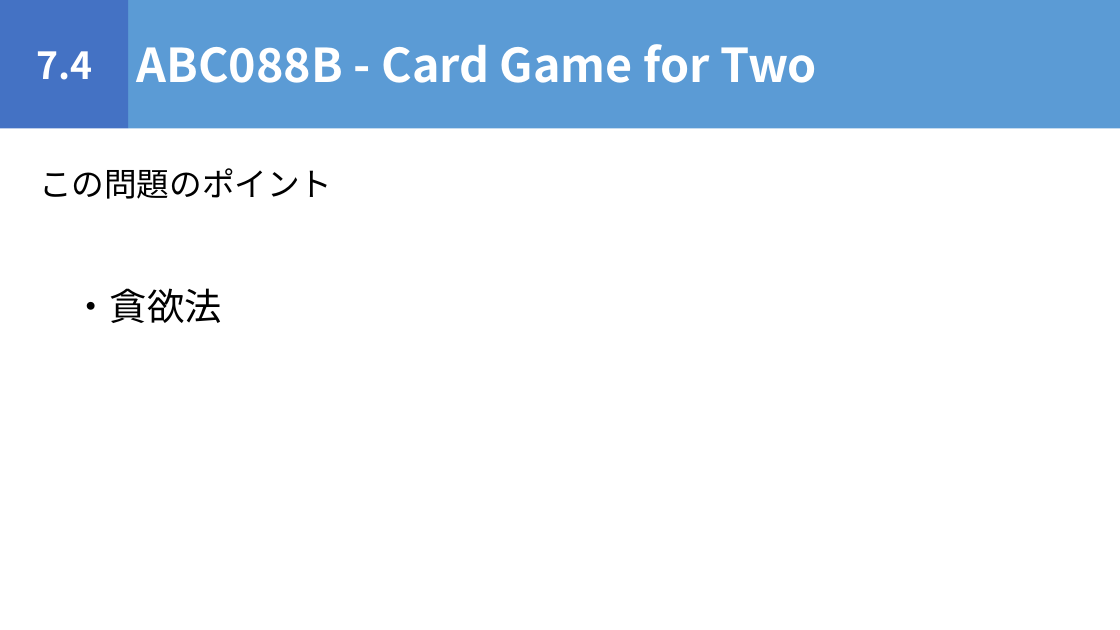
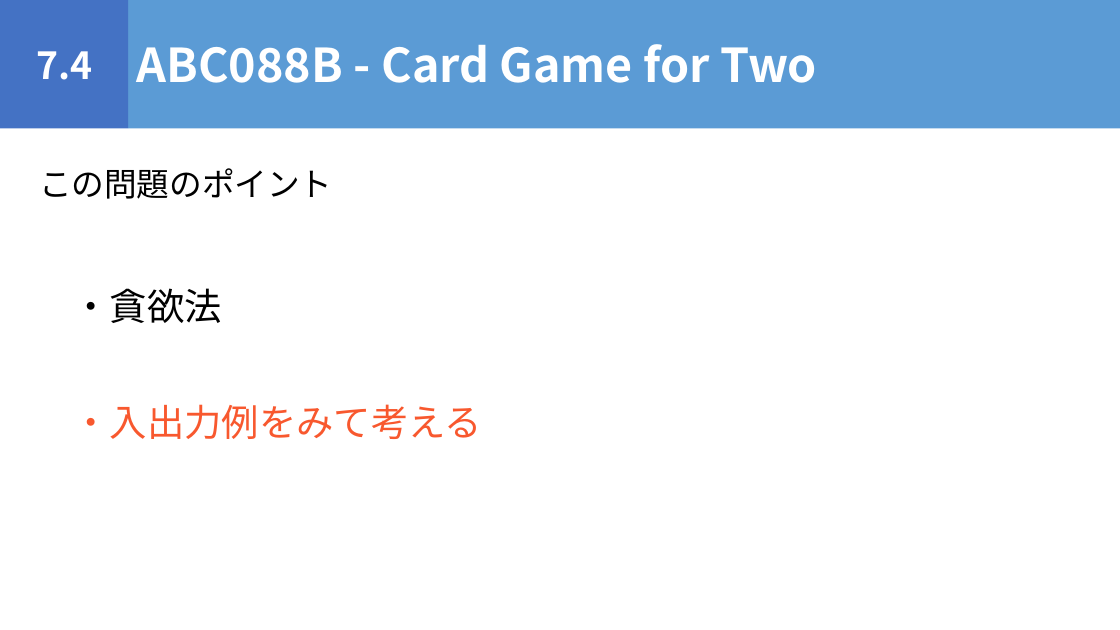
Before and after one commit to igeeeeee/triC_AtCoder_Beginners_Selection, a slide deck: slide 34 of ABS_勉強会.pptx. Drawn at 1120x630 pixels with LibreOffice and Linux fonts; fonts in the diff are those of the drawing. Boxes give left, top, right and bottom in pixels: in the first picture for what was removed or moved away, otherwise in the second. Text is boxed around its words. In the diff, an @@ line names an element or a change of style, - is before the commit and + after.

```diff
--- a/ABS_勉強会.pptx
+++ b/ABS_勉強会.pptx
@@ text added at <box>72,404,482,439</box>, 32 pt, text #F8582E @@
+・入出力例をみて考える
```
Also in this commit, not shown: 9 slides added, 5 other files.
